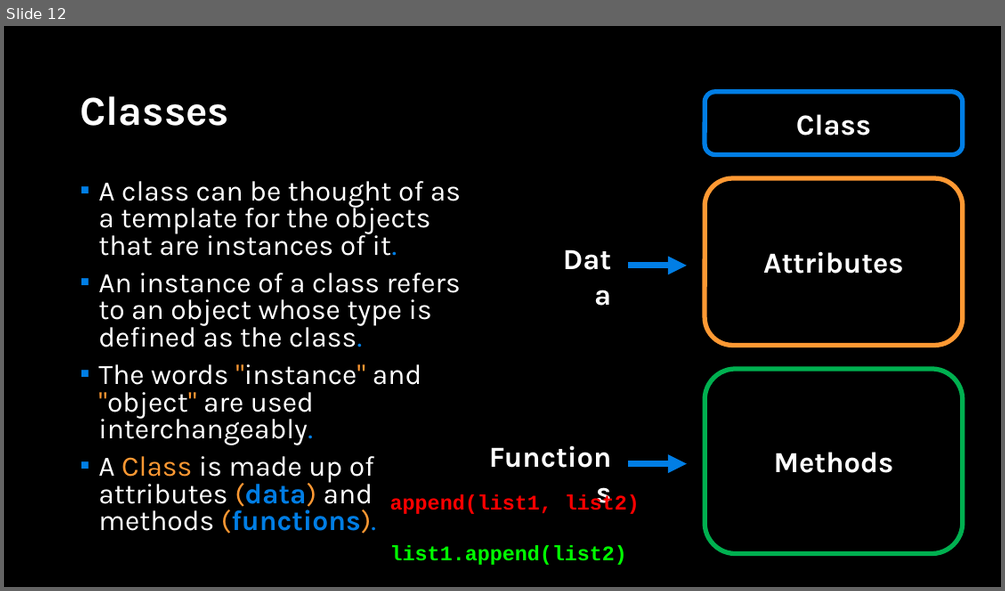
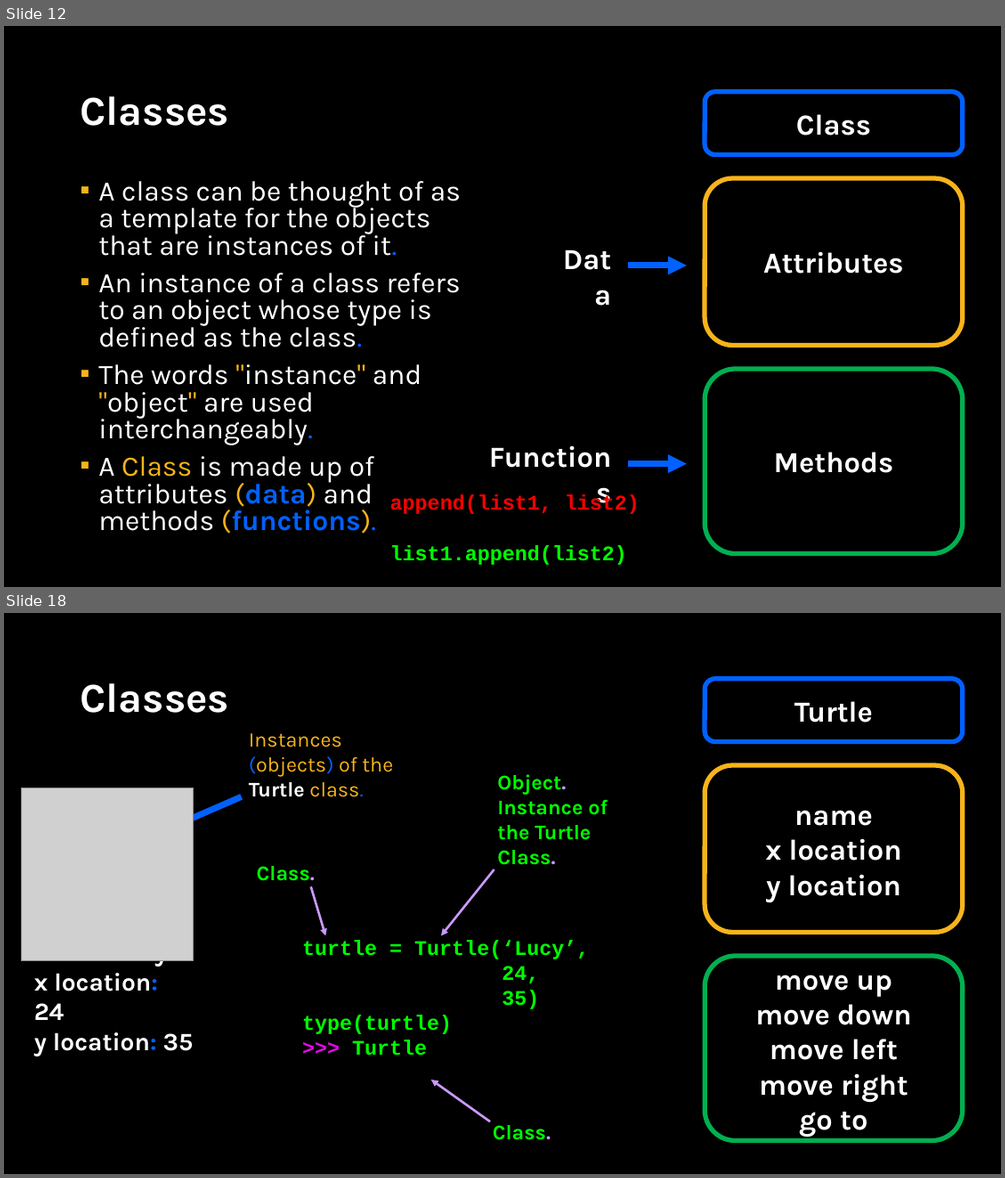
Before and after one commit to APS106/APS106-winter-2024-kinsella-goodfellow, a slide deck: lectures/week9/lecture2/slides/week9_lecture2.pptx. Shown one above the other, each under a label of ours: slide 12 before the commit, slides 12 and 18 after it; the slides between them are not shown. The pictures are 1005x591 and 1005x1178 pixels, drawn with LibreOffice and Linux fonts; fonts in the diff are those of the drawing; grey boxes stand for pictures; background and template pictures are left out. Boxes give left, top, right and bottom in pixels: in the first picture for what was removed or moved away, otherwise in the second. Text is boxed around its words. In the diff, an @@ line names an element or a change of style, - is before the commit and + after.

```diff
--- a/lectures/week9/lecture2/slides/week9_lecture2.pptx
+++ b/lectures/week9/lecture2/slides/week9_lecture2.pptx
@@ slide 18 added at (x1=4, y1=613, x2=1001, y2=1174), background picture (left out) @@
@@ title added at (x1=80, y1=683, x2=229, y2=713), 39.6 pt, text #FFFFFF, bold @@
+Classes
@@ rounded rectangle added at (x1=704, y1=679, x2=963, y2=742), outline #0061FF 4.5 pt, 28 pt, text #FFFFFF, bold @@
+Turtle
@@ text added at (x1=249, y1=733, x2=393, y2=797), 20 pt, text #F7B41A @@
+Instances (objects) of the Turtle class.
@@ rounded rectangle added at (x1=704, y1=765, x2=963, y2=933), outline #F7B41A 4.5 pt, 28 pt, text #FFFFFF, bold @@
+name
+x location
+y location
@@ picture added at (x1=21, y1=788, x2=194, y2=961) @@
@@ arrow added from (241, 797) to (161, 832), #0061FF 6 pt @@
@@ text added at (x1=497, y1=774, x2=607, y2=865), 20 pt, text #00FF00, bold @@
+Object.
+Instance of the Turtle Class.
@@ text added at (x1=257, y1=866, x2=315, y2=881), 20 pt, text #00FF00, bold @@
+Class.
@@ arrow added from (494, 869) to (442, 936), #CC99FF 2.25 pt @@
@@ arrow added from (310, 887) to (325, 936), #CC99FF 2.25 pt @@
@@ text added at (x1=302, y1=940, x2=589, y2=1055), 20 pt, text #00FF00, bold @@
+turtle = Turtle(‘Lucy’,
+24,
+35)
+type(turtle)
+>>> Turtle
@@ rounded rectangle added at (x1=704, y1=956, x2=963, y2=1140), outline #00B050 4.5 pt, 28 pt, text #FFFFFF, bold @@
+move up
+move down
+move left
+move right
+go to
@@ text added at (x1=34, y1=960, x2=194, y2=1055), 24 pt, text #FFFFFF, bold @@
+name: Lucy
+x location: 24
+y location: 35
@@ arrow added from (490, 1121) to (431, 1079), #CC99FF 2.25 pt @@
@@ text added at (x1=493, y1=1125, x2=550, y2=1140), 20 pt, text #00FF00, bold @@
+Class.
@@ slide 12 changed as well @@
@@ rounded rectangle "Class" at (x1=704, y1=92, x2=963, y2=155): outline #017EE5 4.5 pt to #0061FF 4.5 pt @@
@@ text "A class can be thought ..." at (x1=98, y1=181, x2=461, y2=531): text colour #017EE5 to #0061FF in "it.", "class.", "interchangeably.", "(data) (functions)."; text colour #FF9933 to #F7B41A in ""instance" "object"", "Class (data) (functions)."; bullet colour #007EE5 to #F7B41A @@
@@ rounded rectangle "Attributes" at (x1=704, y1=178, x2=963, y2=346): outline #FF9933 4.5 pt to #F7B41A 4.5 pt @@
@@ arrow (628, 265) - (687, 265): stroke #017EE5 6 pt to #0061FF 6 pt @@
@@ arrow (628, 464) - (687, 464): stroke #017EE5 6 pt to #0061FF 6 pt @@
```
Also in this commit, not shown: 43 other slides changed, 3 other slides added, 8 other files.
